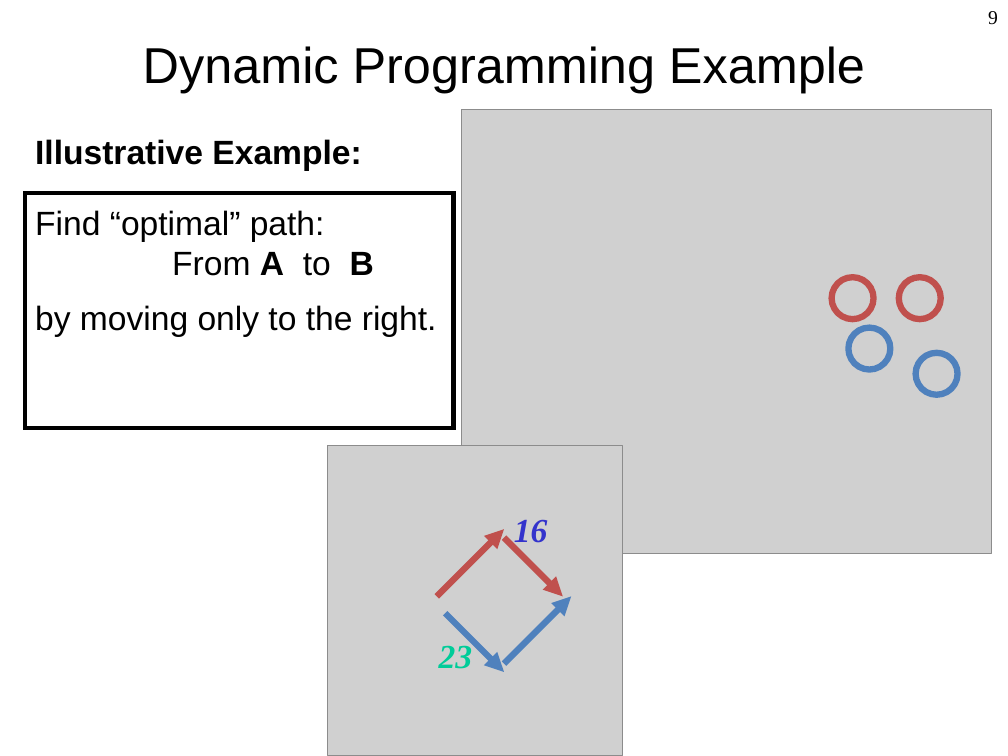
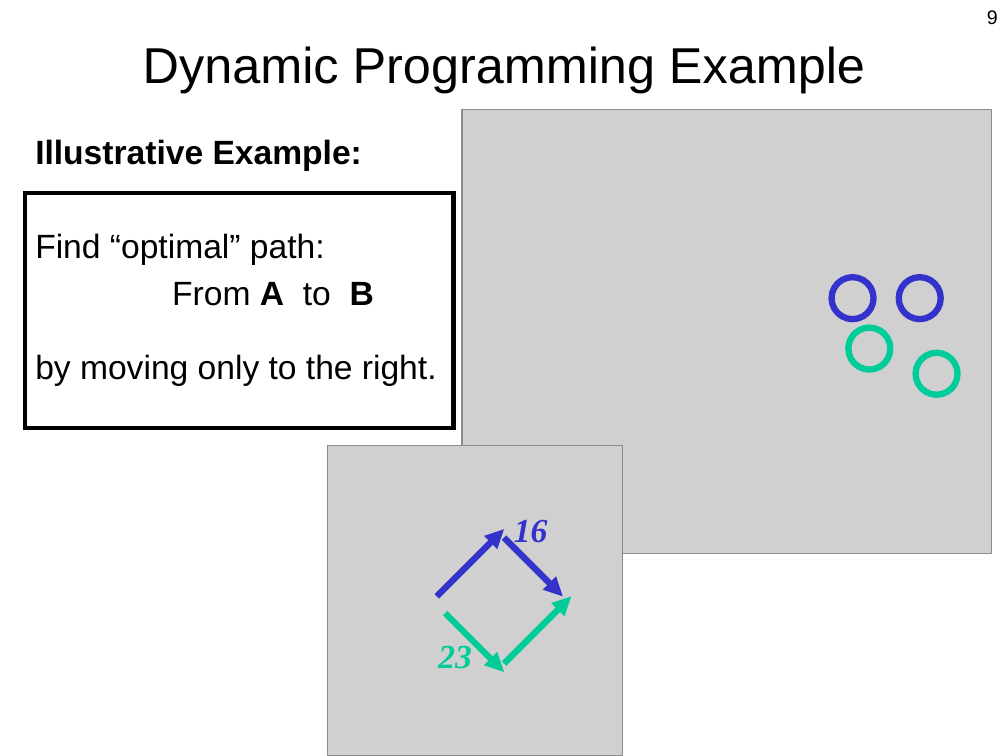
Before and after one commit to Berkeley-ME233/Berkeley-ME233.github.io, a slide deck: slide 9 of static/ME233_Sp16_L1_DP_Optimal_LQR.pptx. Drawn at 1008x756 pixels with LibreOffice and Linux fonts; fonts in the diff are those of the drawing; grey boxes stand for pictures. Boxes give left, top, right and bottom in pixels: in the first picture for what was removed or moved away, otherwise in the second. Text is boxed around its words. In the diff, an @@ line names an element or a change of style, - is before the commit and + after.

```diff
--- a/static/ME233_Sp16_L1_DP_Optimal_LQR.pptx
+++ b/static/ME233_Sp16_L1_DP_Optimal_LQR.pptx
@@ page number at [987, 10, 998, 25]: font Times New Roman to Arial @@
@@ text "Illustrative Example:" at [35, 139, 437, 386]: indent changed; more space between paragraphs @@
@@ ellipse at [832, 277, 874, 320]: outline #C0504D 4.51 pt to #3333CC 4.5 pt @@
@@ ellipse at [899, 277, 941, 320]: outline #C0504D 4.51 pt to #3333CC 4.5 pt @@
@@ ellipse at [849, 328, 891, 370]: outline #4F81BD 4.51 pt to #00CC99 4.5 pt @@
@@ ellipse at [915, 353, 958, 395]: outline #4F81BD 4.51 pt to #00CC99 4.5 pt @@
@@ arrow (436, 597) - (504, 529): stroke #C0504D 4.51 pt to #3333CC 4.5 pt @@
@@ arrow (504, 537) - (562, 597): stroke #C0504D 4.51 pt to #3333CC 4.5 pt @@
@@ arrow (504, 663) - (572, 597): stroke #4F81BD 4.51 pt to #00CC99 4.5 pt @@
@@ arrow (446, 613) - (504, 672): stroke #4F81BD 4.51 pt to #00CC99 4.5 pt @@
```
Also in this commit, not shown: 53 other slides changed, 1 other file.
